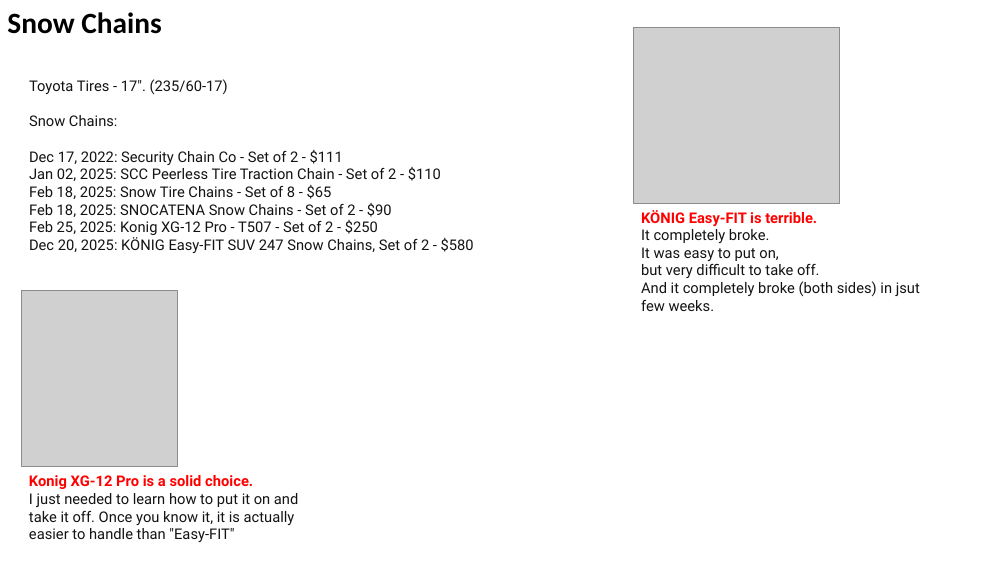
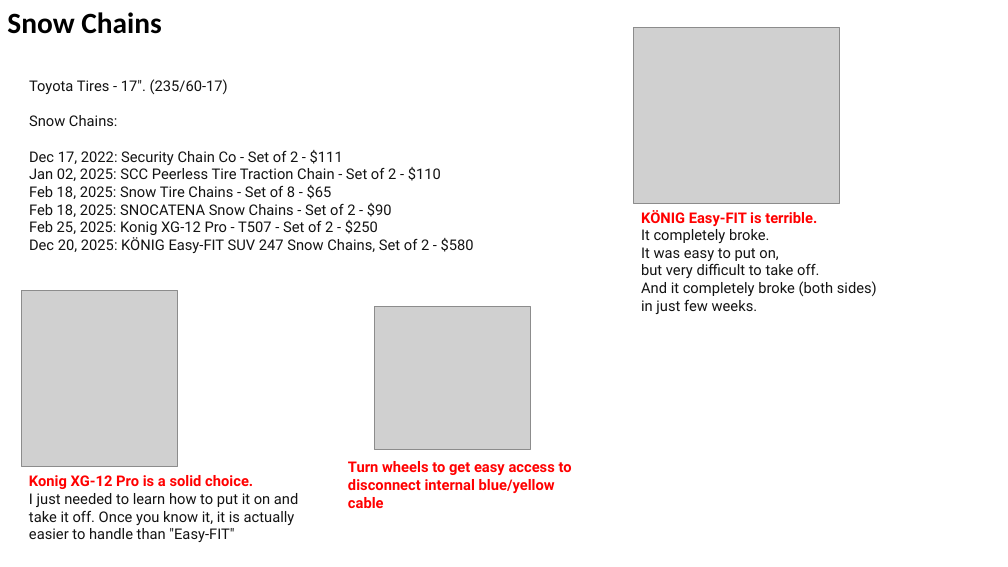
Before and after one commit to lselector/misc_farm, a slide deck: slide 1 of snow_chains.pptx. Drawn at 1008x567 pixels with LibreOffice and Linux fonts; fonts in the diff are those of the drawing; grey boxes stand for pictures. Boxes give left, top, right and bottom in pixels: in the first picture for what was removed or moved away, otherwise in the second. Text is boxed around its words. In the diff, an @@ line names an element or a change of style, - is before the commit and + after.

Commit message:
update

```diff
--- a/snow_chains.pptx
+++ b/snow_chains.pptx
@@ text at box(641, 281, 877, 314): text changed @@
-And it completely broke (both sides) in jsut few weeks.
+And it completely broke (both sides)
+in just few weeks.
@@ picture added at box(374, 307, 530, 450) @@
@@ text added at box(348, 461, 572, 508), 14 pt, text #FF0000, bold @@
+Turn wheels to get easy access to disconnect internal blue/yellow cable
```
Also in this commit, not shown: 3 slides added.
